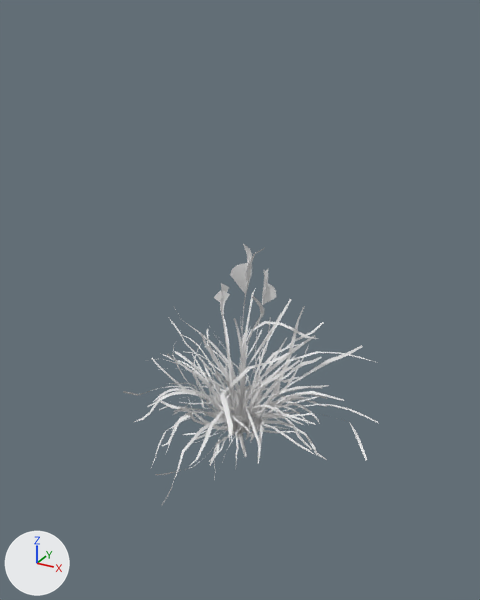
An edit to the glTF model web/assets/env/grass.glb, drawn before and after from the same camera.
Both versions are drawn from a 50 mm camera at (0.228, -0.415, 0.329) aimed at (0.007, -0.014, 0.129). Arrows for +X, +Y and +Z are at lower left; the lights stay in place. The picture after the commit comes second.

Names of what the first picture shows: 'mid_b', 'small_a', 'small_b'.
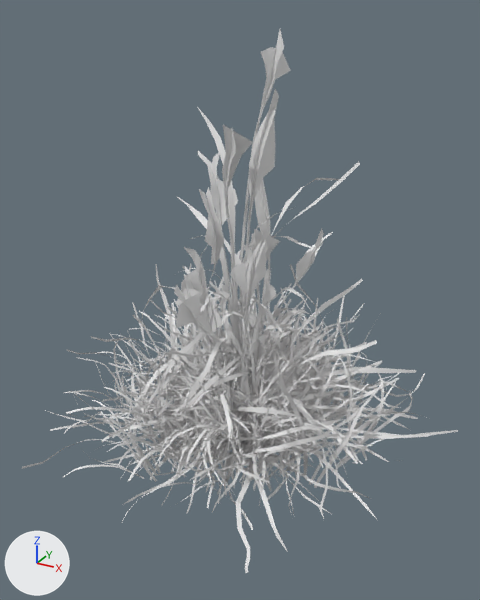
Where the change shows, as pixel boxes (x1, y1, x2, y2) in the pictures (480 x 600 px):
'large_a', added: after (22, 264, 458, 508)
'large_c', added: after (69, 299, 418, 530)
'large_b', added: after (97, 274, 410, 573)
'tall_b', added: after (142, 89, 339, 413)
'tall_a', added: after (177, 30, 360, 368)
'mid_a', added: after (130, 229, 363, 503)
'tall_c', added: after (172, 179, 323, 439)
'mid_c', added: after (146, 281, 381, 495)
'tiny_a', added (mostly hidden): after (259, 300, 303, 393)
'mid_b', unchanged, covered by the edit: (123, 244, 378, 505) in both
'small_a', unchanged, covered by the edit: before (134, 289, 378, 466); after (143, 296, 378, 465)
'small_b', unchanged, covered by the edit: before (147, 317, 327, 479); after (149, 328, 316, 455)

The change, as a list of edits to the scene's bpy script:
```text
Add me_tiny_a:
    me_tiny_a.from_pydata(...)  # 87 vertices, 79 faces; spans x -0.0233..0.044, y -0.0228..0.051, z -0.0027..0.1098
Add me_large_c:
    me_large_c.from_pydata(...)  # 6405 vertices, 5945 faces; spans x -0.145..0.134, y -0.12..0.135, z -0.021..0.121
Add me_large_a:
    me_large_a.from_pydata(...)  # 7044 vertices, 6422 faces; spans x -0.153..0.164, y -0.169..0.158, z -0.008..0.139
Add me_mid_a:
    me_mid_a.from_pydata(...)  # 2593 vertices, 2287 faces; spans x -0.112..0.104, y -0.109..0.112, z -0.023..0.195
Add me_mid_c:
    me_mid_c.from_pydata(...)  # 1580 vertices, 1466 faces; spans x -0.08..0.112, y -0.095..0.108, z -0.021..0.123
Add me_tall_c:
    me_tall_c.from_pydata(...)  # 394 vertices, 340 faces; spans x -0.067..0.086, y -0.078..0.051, z -0.006..0.231
Add me_tall_a:
    me_tall_a.from_pydata(...)  # 330 vertices, 290 faces; spans x -0.08..0.081, y -0.084..0.075, z -0.006..0.317
Add me_tall_b:
    me_tall_b.from_pydata(...)  # 354 vertices, 310 faces; spans x -0.084..0.066, y -0.074..0.06, z -0.002..0.284
Add me_large_b:
    me_large_b.from_pydata(...)  # 4823 vertices, 4626 faces; spans x -0.146..0.138, y -0.142..0.134, z -0.026..0.144
Add ob_tiny_a:
    ob_tiny_a = bpy.data.objects.new('tiny_a', me_tiny_a)
    ob_tiny_a.location = (0.0, 0.0, 0.0)
Add ob_large_c:
    ob_large_c = bpy.data.objects.new('large_c', me_large_c)
    ob_large_c.location = (0.0, 0.0, 0.0)
Add ob_large_a:
    ob_large_a = bpy.data.objects.new('large_a', me_large_a)
    ob_large_a.location = (0.0, 0.0, 0.0)
Add ob_mid_a:
    ob_mid_a = bpy.data.objects.new('mid_a', me_mid_a)
    ob_mid_a.location = (0.0, 0.0, 0.0)
Add ob_mid_c:
    ob_mid_c = bpy.data.objects.new('mid_c', me_mid_c)
    ob_mid_c.location = (0.0, 0.0, 0.0)
Add ob_tall_c:
    ob_tall_c = bpy.data.objects.new('tall_c', me_tall_c)
    ob_tall_c.location = (0.0, 0.0, 0.0)
Add ob_tall_a:
    ob_tall_a = bpy.data.objects.new('tall_a', me_tall_a)
    ob_tall_a.location = (0.0, 0.0, 0.0)
Add ob_tall_b:
    ob_tall_b = bpy.data.objects.new('tall_b', me_tall_b)
    ob_tall_b.location = (0.0, 0.0, 0.0)
Add ob_large_b:
    ob_large_b = bpy.data.objects.new('large_b', me_large_b)
    ob_large_b.location = (0.0, 0.0, 0.0)
```
